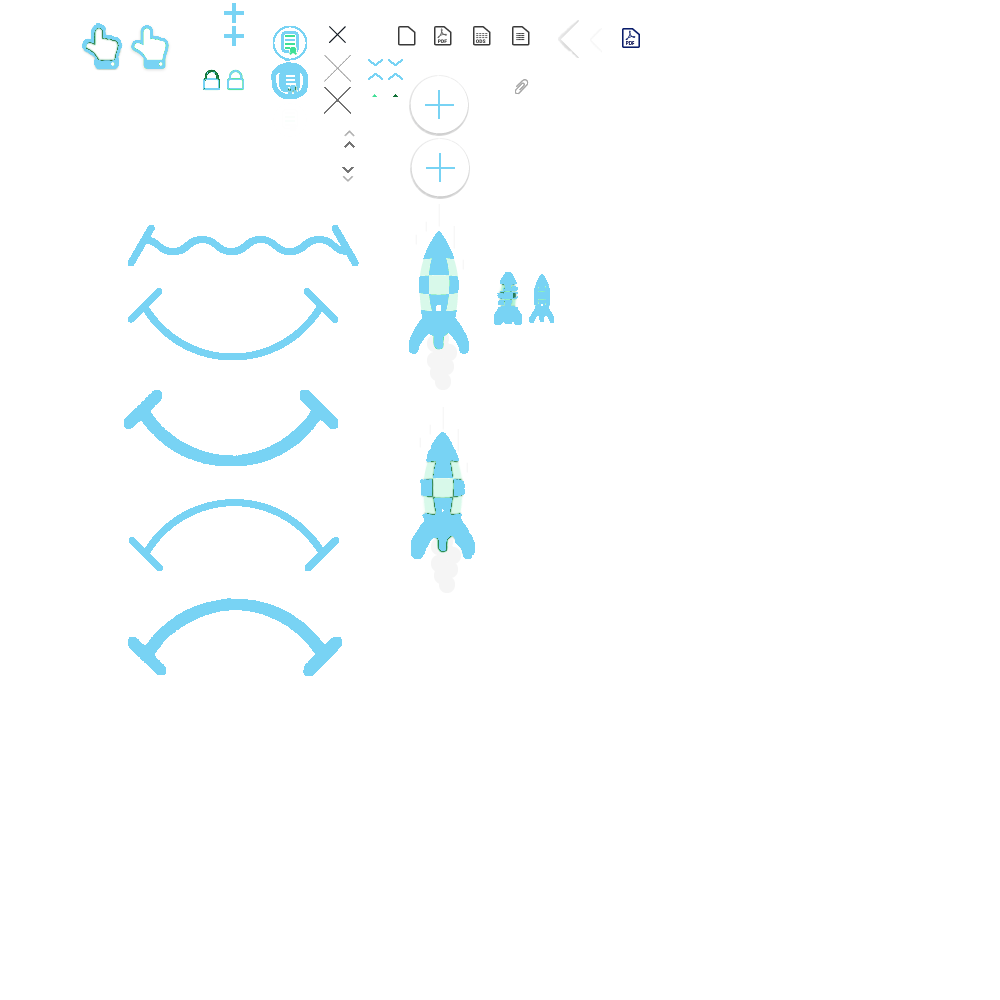
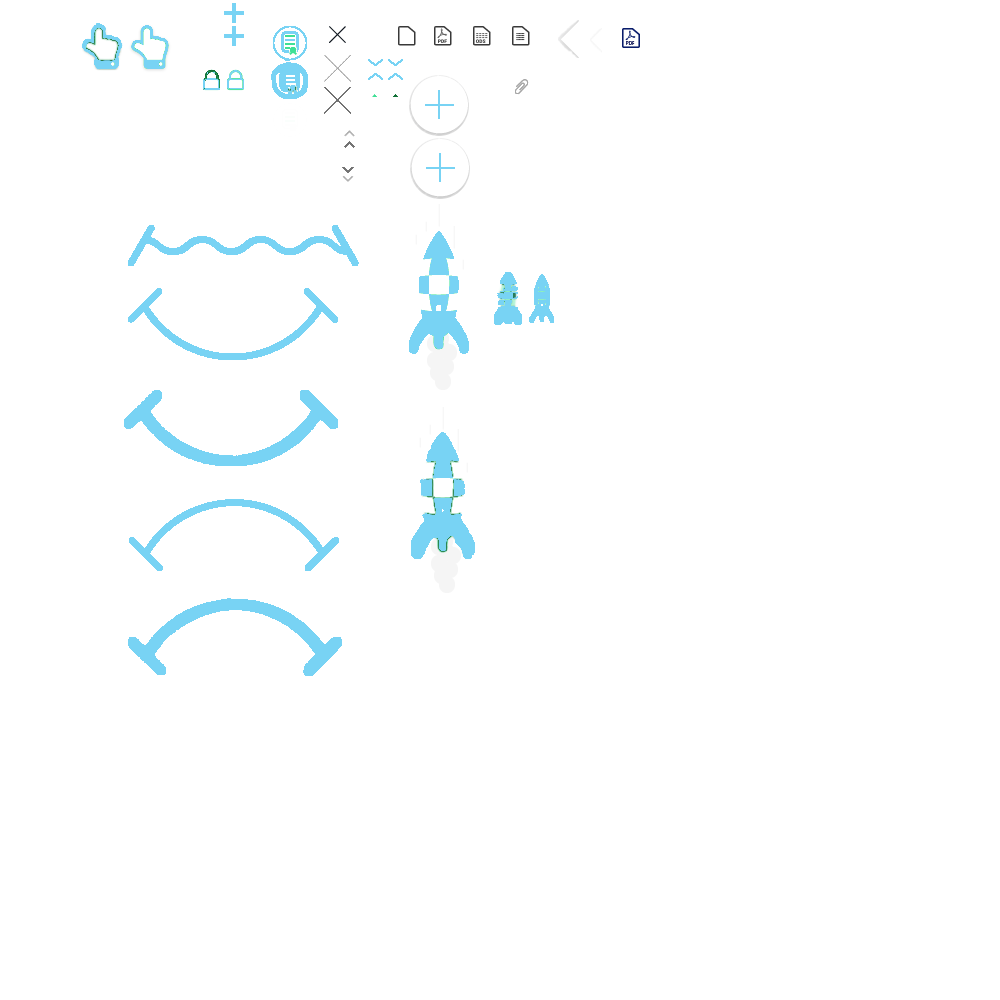
Before/after of a 1000px x 1000px layered artwork. What changed in the layer stack:
painted on "sprites.png" over (419, 259, 463, 513)
